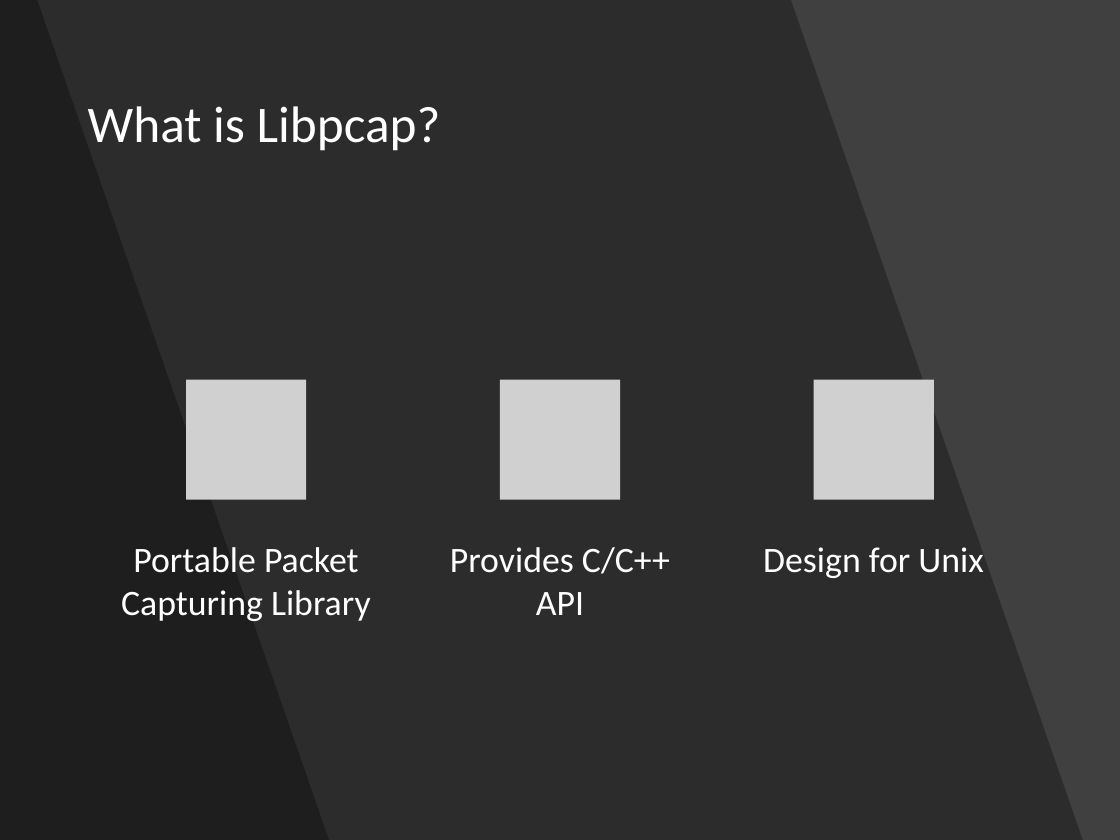
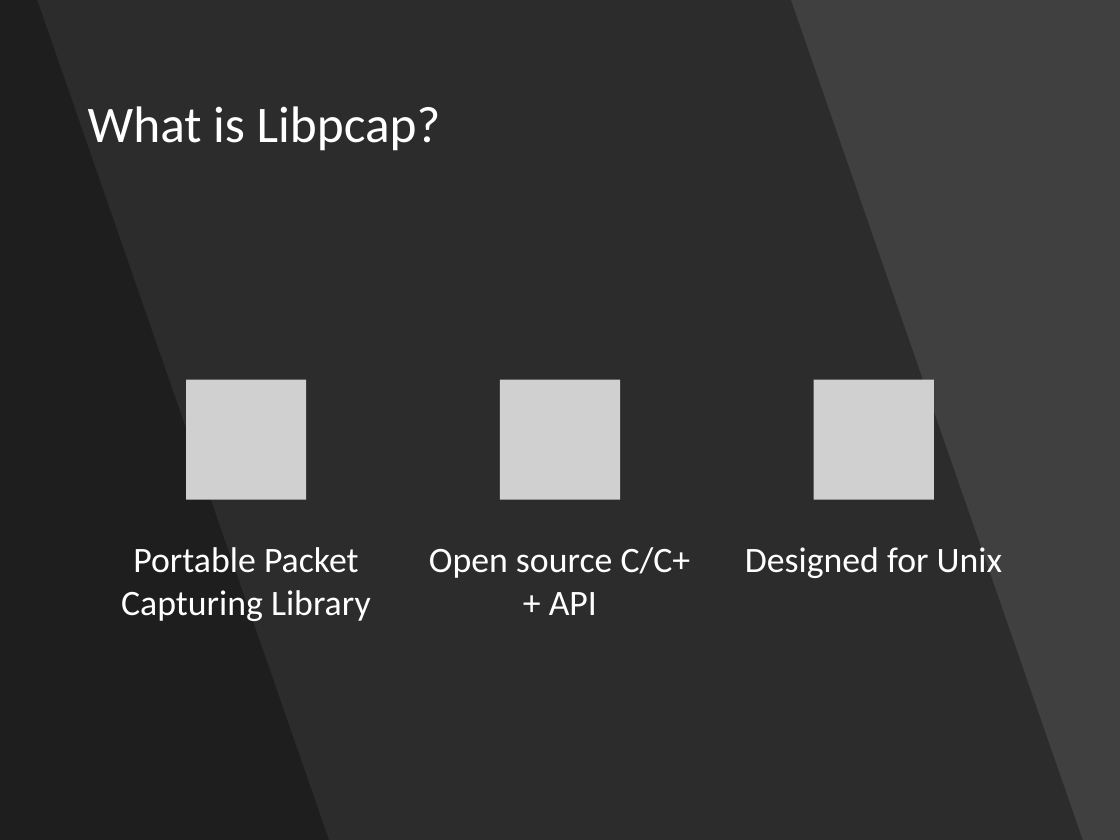
Before and after one commit to shirasael/20588, a slide deck: slide 19 of raw socket & libpcap & icmp.pptx (slide 18 before the commit). Drawn at 1120x840 pixels with LibreOffice and Linux fonts; fonts in the diff are those of the drawing; grey boxes stand for pictures. Boxes give left, top, right and bottom in pixels: in the first picture for what was removed or moved away, otherwise in the second. Text is boxed around its words. In the diff, an @@ line names an element or a change of style, - is before the commit and + after.

Commit message:
Added libpcap slides + question slides

```diff
--- a/raw socket & libpcap & icmp.pptx
+++ b/raw socket & libpcap & icmp.pptx
@@ text at <box>429,547,691,615</box>: text changed @@
-Provides C/C++ API
+Open source C/C++ API
@@ text at <box>745,547,1002,578</box>: text changed @@
-Design for Unix
+Designed for Unix
```
Also in this commit, not shown: 1 other slide changed, 17 slides added, 4 slides removed.
